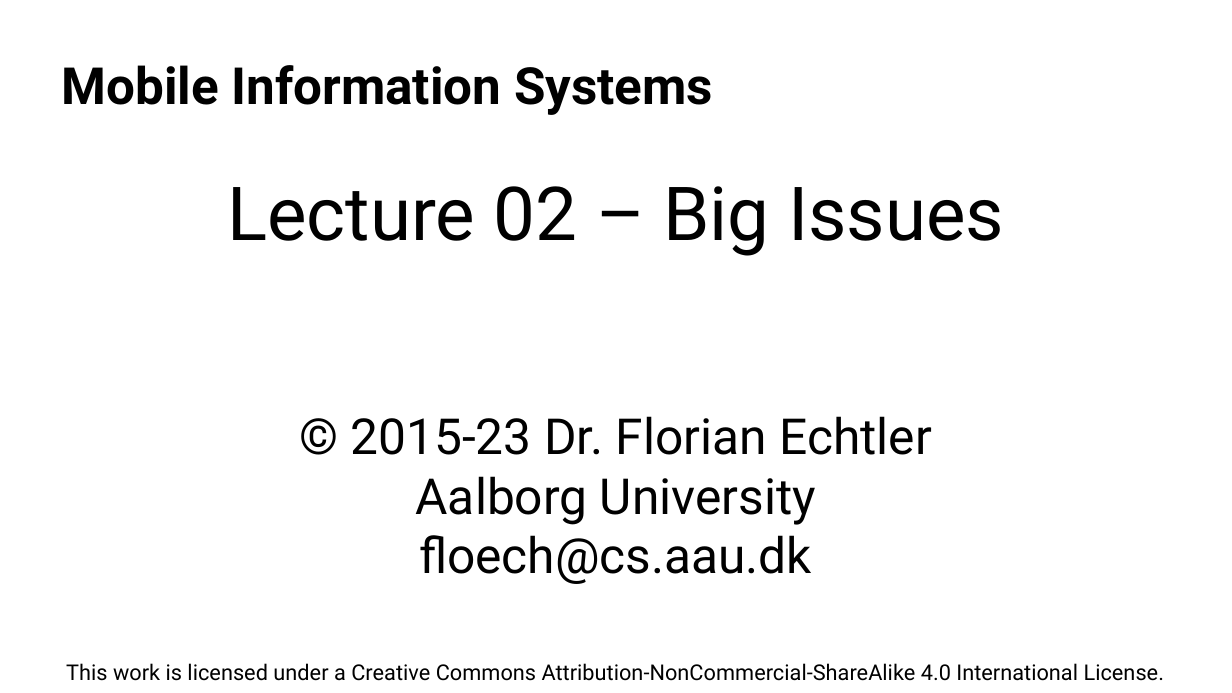
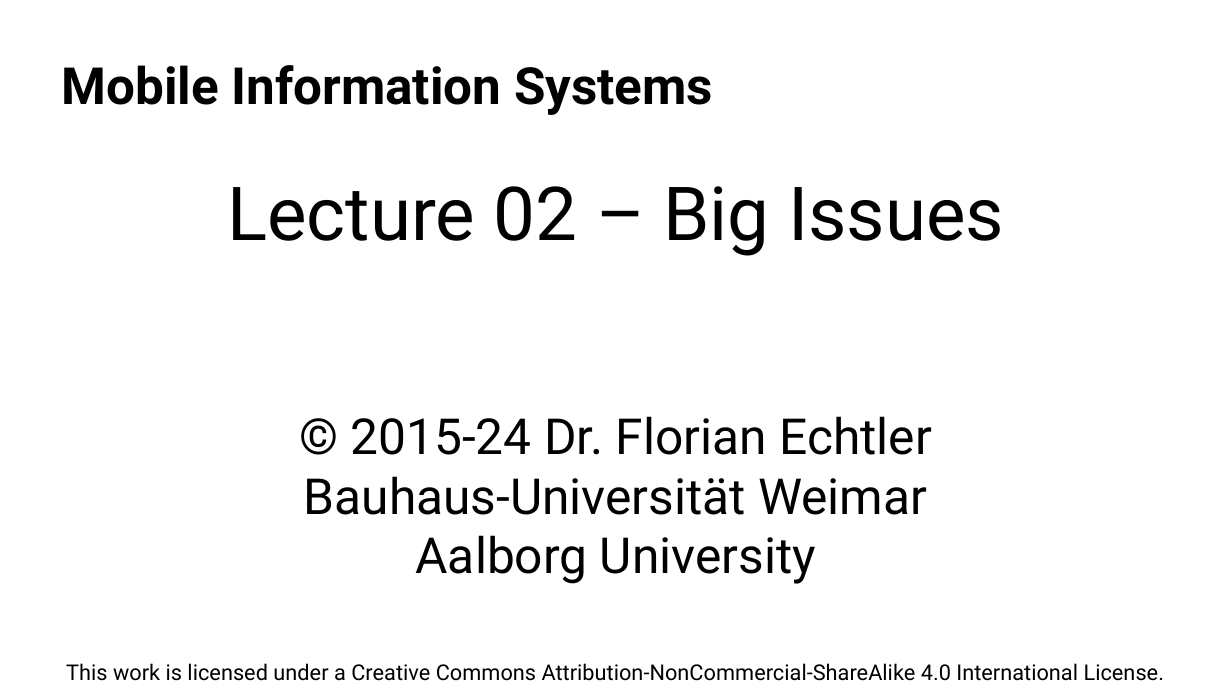
Before and after one commit to floe/mobile-information-systems, a slide deck: slide 1 of 02-big-issues.odp. Drawn at 1232x693 pixels with LibreOffice and Linux fonts; fonts in the diff are those of the drawing; background and template pictures are left out. Boxes give left, top, right and bottom in pixels: in the first picture for what was removed or moved away, otherwise in the second. Text is boxed around its words. In the diff, an @@ line names an element or a change of style, - is before the commit and + after.

```diff
--- a/02-big-issues.odp
+++ b/02-big-issues.odp
@@ text at (x1=304, y1=416, x2=932, y2=515): text changed @@
-© 2015-23 Dr. Florian Echtler
+© 2015-24 Dr. Florian Echtler
+Bauhaus-Universität Weimar
@@ text at (x1=419, y1=535, x2=812, y2=584): paragraph removed @@
-floech@cs.aau.dk
```
Also in this commit, not shown: 45 other slides changed, 1 slide added.
